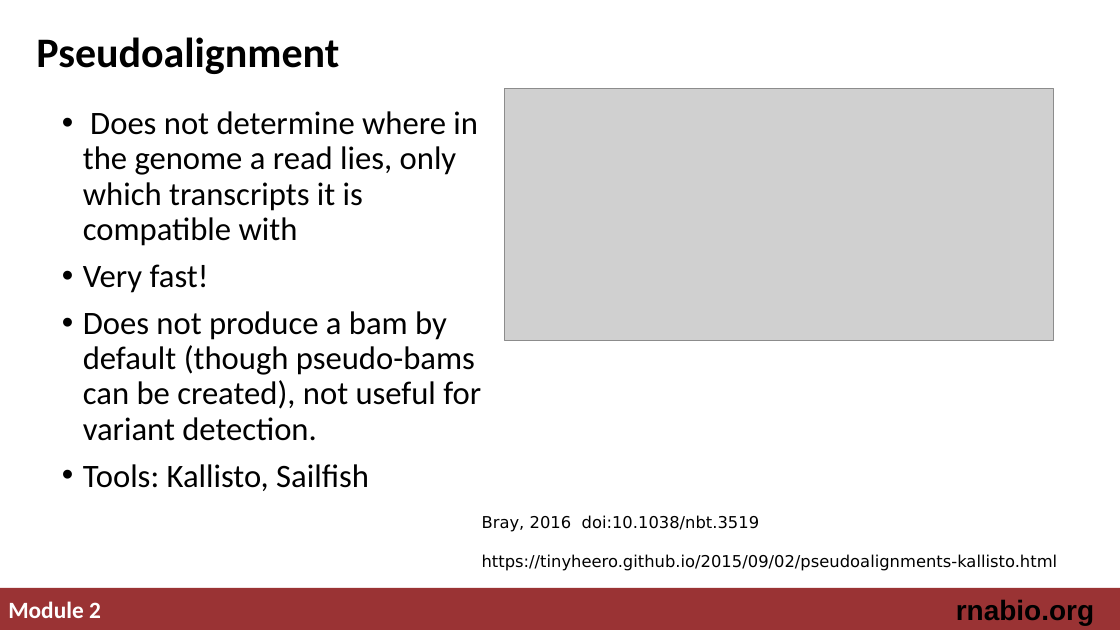
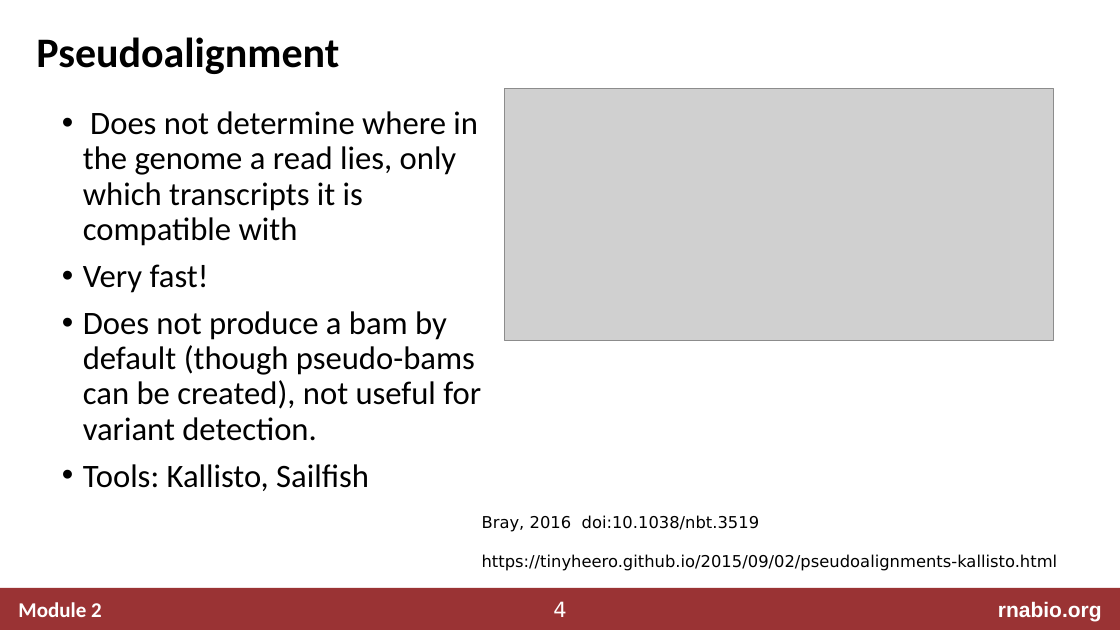
Before and after one commit to griffithlab/rnabio.org, a slide deck: slide 4 of assets/lectures/cshl/2019/mini/RNASeq_MiniLecture_02_02_Alignment_vs_Assembly_vs_Kmer.pptx. Drawn at 1120x630 pixels with LibreOffice and Linux fonts; fonts in the diff are those of the drawing; grey boxes stand for pictures. Boxes give left, top, right and bottom in pixels: in the first picture for what was removed or moved away, otherwise in the second. Text is boxed around its words. In the diff, an @@ line names an element or a change of style, - is before the commit and + after.

```diff
--- a/assets/lectures/cshl/2019/mini/RNASeq_MiniLecture_02_02_Alignment_vs_Assembly_vs_Kmer.pptx
+++ b/assets/lectures/cshl/2019/mini/RNASeq_MiniLecture_02_02_Alignment_vs_Assembly_vs_Kmer.pptx
@@ text "Module 2": place and size @@
-text "Module 2" at box(8, 601, 101, 618)
+text "Module 2" at box(18, 602, 102, 617)
@@ text "Module 2" at box(18, 602, 102, 617): size 20 to 18 pt @@
@@ text "rnabio.org": place and size @@
-text "rnabio.org" at box(956, 599, 1094, 625)
+text "rnabio.org" at box(998, 601, 1102, 621)
@@ text "rnabio.org" at box(998, 601, 1102, 621): size 24 to 18 pt, text colour #000000 to #FFFFFF @@
@@ page number added at box(553, 601, 566, 617), 18 pt, text #FFFFFF @@
+4
```
Also in this commit, not shown: 3 other slides changed, 11 other files.
